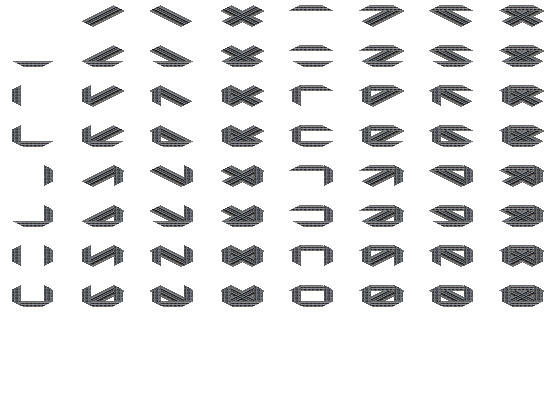
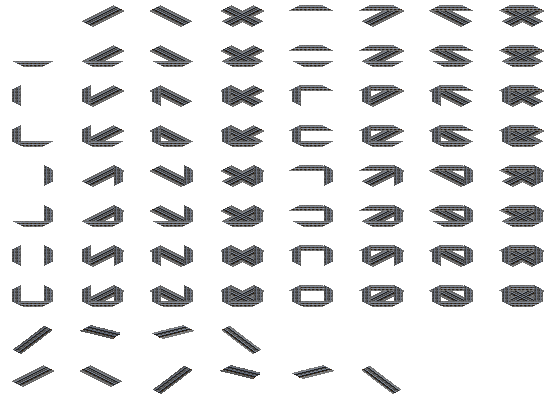
Comparing the layer stacks of the two 559px x 400px images. Changes:
added layer "b_parts_1067_jp_slab_blst_2" in group "Group 1" over [80, 365, 122, 387]
added layer "b_parts_1067_jp_slab_blst_1" in group "Group 1" over [12, 365, 54, 387]
added layer "b_parts_1067_jp_slab_blst_slopes copy" in group "Group 1" over [153, 365, 401, 394]
added layer "b_parts_1067_jp_slab_blst_slopes" in group "Group 1" over [13, 325, 261, 354]
